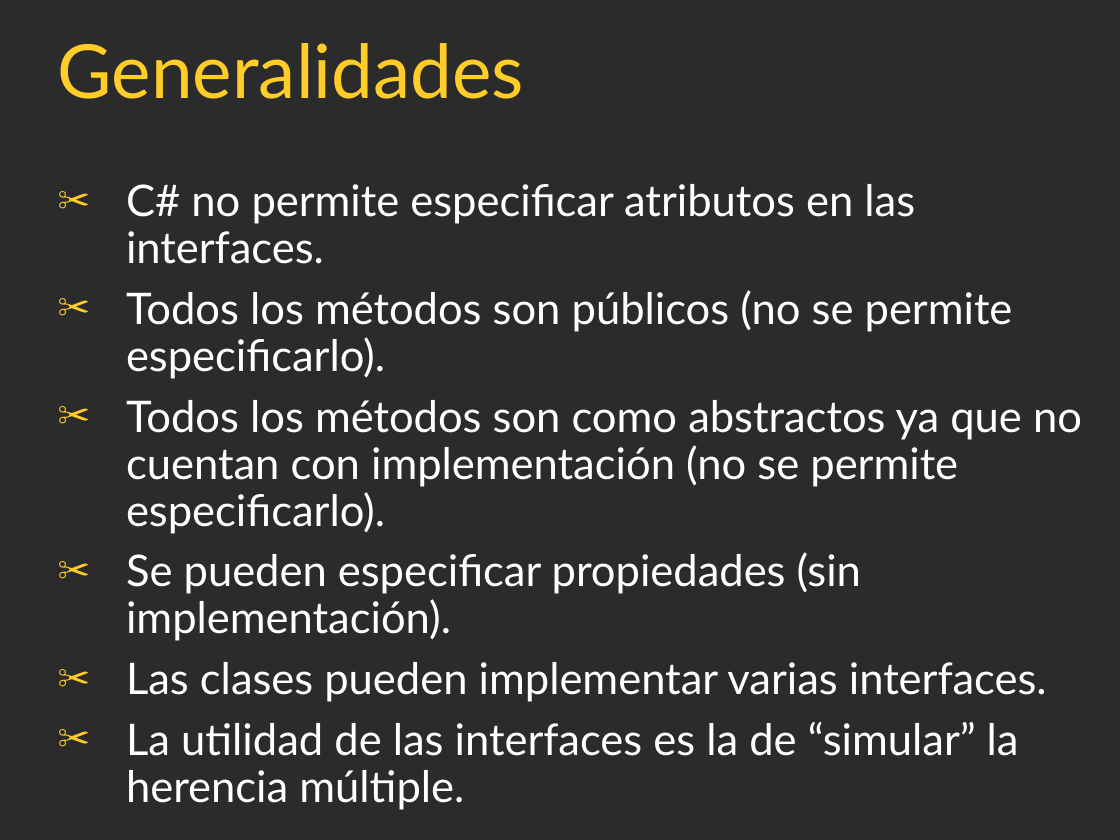
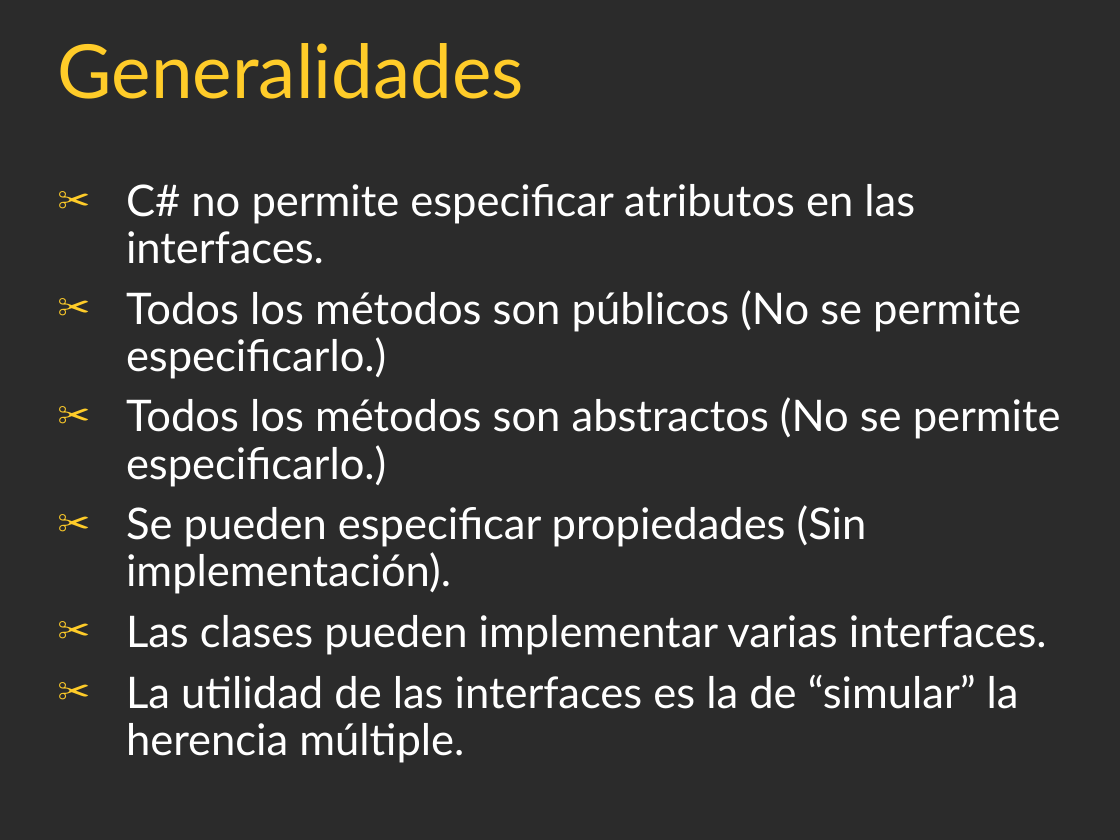
Before and after one commit to agustinezequielgomez/Laboratorio-II, a slide deck: slide 6 of Campus/PPT's/ProgramacionII_Clase_18-2017.ppt. Drawn at 1120x840 pixels with LibreOffice and Linux fonts; fonts in the diff are those of the drawing; background and template pictures are left out; a plain dark background stands for a picture behind light text. Boxes give left, top, right and bottom in pixels: in the first picture for what was removed or moved away, otherwise in the second. Text is boxed around its words. In the diff, an @@ line names an element or a change of style, - is before the commit and + after.

```diff
--- a/Campus/PPT's/ProgramacionII_Clase_18-2017.ppt
+++ b/Campus/PPT's/ProgramacionII_Clase_18-2017.ppt
@@ text at box(126, 290, 1061, 594): text changed @@
-✂ Todos los métodos son públicos (no se permite especificarlo).
-✂ Todos los métodos son como abstractos ya que no cuentan con implementación (no se permite especificarlo).
-✂ Se pueden especificar propiedades (sin implementación).
+✂ Todos los métodos son públicos (No se permite especificarlo.)
+✂ Todos los métodos son abstractos (No se permite especificarlo.)
+✂ Se pueden especificar propiedades (Sin implementación).
```
Also in this commit, not shown: 5 other slides changed, 5 slides removed, 27 other files.
